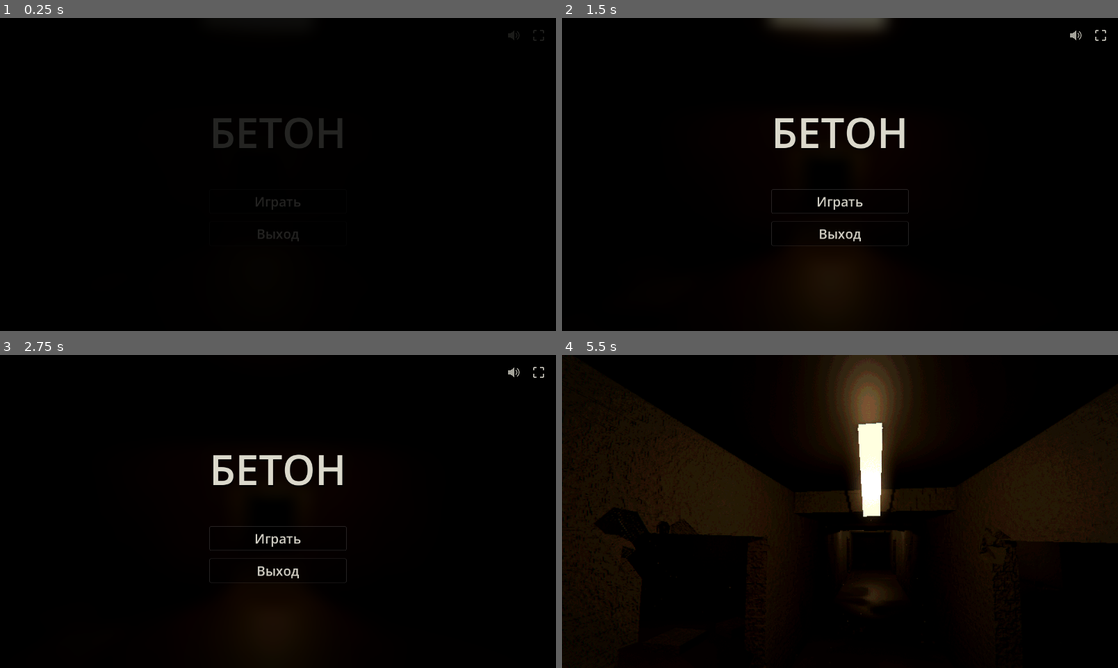
Above: before the commit, frames 1-4 (two rows, left to right).
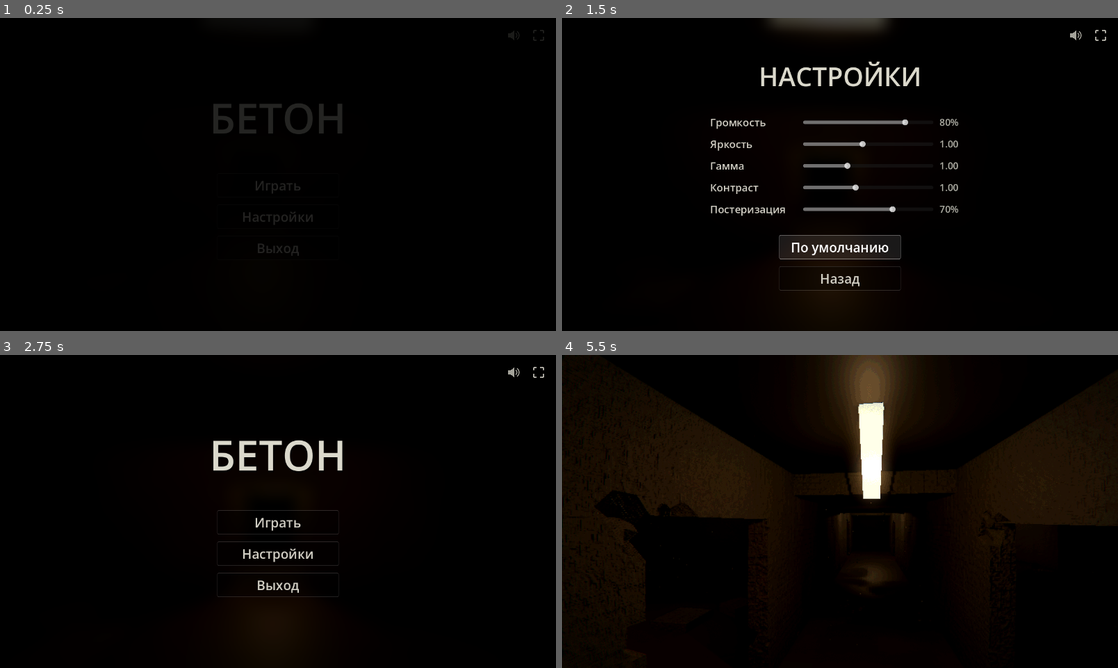
Above: after the commit, the same moments.

Repository: volinadtim/german-games
Game: Godot game, scene res://main.tscn
Two runs of this game, one before a commit and one after it. Both use one fixed random seed, a clock stepped at 60 frames per second and the inputs below.
Inputs (mouse positions are in pixels of both pictures, inside the frame that each line leads up to):
- Up to frame 1 (0.25 s): no input
- Up to frame 2 (1.5 s): click (840, 215) at 0.5 s, where only the run after the commit has a clickable "Настройки"; click (840, 246) at 1.25 s, where only the run after the commit has a clickable "По умолчанию"
- Up to frame 3 (2.75 s): click (278, 614) at 2 s, where only the run after the commit has a clickable "Назад"
- Up to frame 4 (5.5 s): click "Играть" at 2.75 s; click "Играть" at 3.5 s; move the mouse to (867, 511) at 4.27 s; hold Shift (sprint) 4.28-5.03 s; hold W (move_forward) from 4.28 s (still down); click (867, 511) at 4.42 s; tap Space (jump) at 4.52, 5.27 s; move the mouse to (812, 511) at 5.02 s; tap Shift (sprint) at 5.1 s; click (812, 511) at 5.17 s

The runs differ from the first frame. In frame 1, 1.5% of the frame differs, in the area x 38-62%, y 27-76%; in frame 2, 5.3%; in frame 3, 2.4%; in frame 4, 8.2%, in the area x 0-100%, y 0-97%.

Commit message:
concrete-halls: пауза на Esc, настройки (громкость, яркость, гамма, контраст, постеризация) в паузе и главном меню
Co-Authored-By: Claude Opus 5.5 <noreply@anthropic.com>

Diff:
--- a/godot/concrete-halls/main.gd
+++ b/godot/concrete-halls/main.gd
@@ -61,6 +61,8 @@
 	post_mat.shader = preload("res://post.gdshader")
 	post.material = post_mat
 	pl.add_child(post)
+	menu.post_mat = post_mat
+	menu.apply_settings()
 
 	var fl := CanvasLayer.new()
 	fl.layer = 10
@@ -108,6 +110,7 @@
 
 func _enter_game() -> void:
 	menu.visible = false
+	menu.in_game = true
 	player = Player.new()
 	player.position = Vector3(-10.5, 0.05, 0.0)
 	player.rotation.y = -PI / 2.0
--- a/godot/concrete-halls/menu.gd
+++ b/godot/concrete-halls/menu.gd
@@ -1,14 +1,36 @@
 extends CanvasLayer
-## Главное меню: «Играть», «Выход», в углу — звук и полный экран. Фон размыт.
+## Меню: главное («Играть», «Настройки», «Выход»), пауза по Esc («Продолжить», «Настройки», «Выход в меню»)
+## и настройки (громкость, яркость, гамма, контраст, постеризация). В углу — звук и полный экран.
+## Работает и на паузе (process_mode = ALWAYS). Настройки сохраняются в user://settings.cfg.
 
 signal play_pressed
 
 const IconButton := preload("res://icon_button.gd")
-
+const CFG := "user://settings.cfg"
+
+# имя -> [подпись, мин, макс, шаг, по умолчанию]
+const SETTINGS := {
+	"volume": ["Громкость", 0.0, 100.0, 1.0, 80.0],
+	"brightness": ["Яркость", 0.5, 1.6, 0.01, 1.0],
+	"gamma": ["Гамма", 0.6, 1.8, 0.01, 1.0],
+	"contrast": ["Контраст", 0.6, 1.6, 0.01, 1.0],
+	"posterize": ["Постеризация", 0.0, 100.0, 1.0, 70.0],
+}
+
+var in_game := false          # выставляет main.gd, когда игра началась
+var post_mat: ShaderMaterial  # постобработка — выставляет main.gd
+var values := {}
 var icons: Array = []
+var main_box: VBoxContainer
+var pause_box: VBoxContainer
+var settings_box: VBoxContainer
+var settings_from := "main"
 
 
 func _ready() -> void:
+	process_mode = Node.PROCESS_MODE_ALWAYS
+	_load()
+
 	var root := Control.new()
 	root.set_anchors_preset(Control.PRESET_FULL_RECT)
 	add_child(root)
@@ -24,30 +46,34 @@
 	var center := CenterContainer.new()
 	center.set_anchors_preset(Control.PRESET_FULL_RECT)
 	root.add_child(center)
-	var box := VBoxContainer.new()
-	box.add_theme_constant_override("separation", 18)
-	center.add_child(box)
-
-	var title := Label.new()
-	title.text = "БЕТОН"
-	title.horizontal_alignment = HORIZONTAL_ALIGNMENT_CENTER
-	title.add_theme_font_size_override("font_size", 96)
-	title.add_theme_color_override("font_color", Color(0.86, 0.85, 0.8))
-	title.add_theme_color_override("font_shadow_color", Color(0, 0, 0, 0.7))
-	title.add_theme_constant_override("shadow_offset_y", 4)
-	box.add_child(title)
-
-	var gap := Control.new()
-	gap.custom_minimum_size = Vector2(0, 30)
-	box.add_child(gap)
-
-	var play := _button("Играть")
-	play.pressed.connect(func(): play_pressed.emit())
-	box.add_child(play)
-	var quit := _button("Выход")
-	quit.pressed.connect(func(): get_tree().quit())
-	box.add_child(quit)
-
+	# --- главное меню
+	main_box = _vbox(center)
+	main_box.add_child(_title("БЕТОН", 96))
+	main_box.add_child(_gap(30))
+	main_box.add_child(_button("Играть", func(): play_pressed.emit()))
+	main_box.add_child(_button("Настройки", func(): _open_settings("main")))
+	main_box.add_child(_button("Выход", func(): get_tree().quit()))
+
+	# --- пауза
+	pause_box = _vbox(center)
+	pause_box.add_child(_title("ПАУЗА", 72))
+	pause_box.add_child(_gap(24))
+	pause_box.add_child(_button("Продолжить", resume))
+	pause_box.add_child(_button("Настройки", func(): _open_settings("pause")))
+	pause_box.add_child(_button("Выход в меню", _to_main_menu))
+
+	# --- настройки
+	settings_box = _vbox(center)
+	settings_box.add_child(_title("НАСТРОЙКИ", 60))
+	settings_box.add_child(_gap(16))
+	for key in SETTINGS:
+		settings_box.add_child(_slider_row(key))
+	settings_box.add_child(_gap(10))
+	var reset := _button("По умолчанию", _reset)
+	settings_box.add_child(reset)
+	settings_box.add_child(_button("Назад", _close_settings))
+
+	# --- иконки в углу
 	var corner := HBoxContainer.new()
 	corner.anchor_left = 1.0
 	corner.anchor_right = 1.0
@@ -58,7 +84,6 @@
 	corner.alignment = BoxContainer.ALIGNMENT_END
 	corner.add_theme_constant_override("separation", 10)
 	root.add_child(corner)
-
 	var snd: Button = IconButton.new("sound")
 	snd.pressed.connect(func(): AudioServer.set_bus_mute(0, not AudioServer.is_bus_mute(0)))
 	corner.add_child(snd)
@@ -67,16 +92,170 @@
 	corner.add_child(scr)
 	icons = [snd, scr]
 
+	_show("main")
+	apply_settings()
+
 
 func _process(_delta: float) -> void:
 	for i in icons:
 		i.queue_redraw()
 
 
-func _button(text: String) -> Button:
+func _unhandled_input(event: InputEvent) -> void:
+	if not event.is_action_pressed("ui_cancel"):
+		return
+	get_viewport().set_input_as_handled()
+	if settings_box.visible:
+		_close_settings()
+	elif in_game and not visible:
+		pause()
+	elif in_game and pause_box.visible:
+		resume()
+
+
+# ---------- переходы ----------
+
+func pause() -> void:
+	get_tree().paused = true
+	visible = true
+	_show("pause")
+	Input.mouse_mode = Input.MOUSE_MODE_VISIBLE
+
+
+func resume() -> void:
+	get_tree().paused = false
+	visible = false
+	Input.mouse_mode = Input.MOUSE_MODE_CAPTURED
+
+
+func _to_main_menu() -> void:
+	get_tree().paused = false
+	Input.mouse_mode = Input.MOUSE_MODE_VISIBLE
+	get_tree().reload_current_scene()
+
+
+func _open_settings(from: String) -> void:
+	settings_from = from
+	_show("settings")
+
+
+func _close_settings() -> void:
+	_save()
+	_show(settings_from)
+
+
+func _show(which: String) -> void:
+	main_box.visible = which == "main"
+	pause_box.visible = which == "pause"
+	settings_box.visible = which == "settings"
+
+
+# ---------- настройки ----------
+
+func _slider_row(key: String) -> Control:
+	var d: Array = SETTINGS[key]
+	var row := HBoxContainer.new()
+	row.add_theme_constant_override("separation", 14)
+	var name_l := Label.new()
+	name_l.text = d[0]
+	name_l.custom_minimum_size = Vector2(200, 0)
+	name_l.add_theme_font_size_override("font_size", 24)
+	name_l.add_theme_color_override("font_color", Color(0.82, 0.81, 0.77))
+	row.add_child(name_l)
+	var s := HSlider.new()
+	s.min_value = d[1]
+	s.max_value = d[2]
+	s.step = d[3]
+	s.value = values[key]
+	s.custom_minimum_size = Vector2(300, 32)
+	s.size_flags_vertical = Control.SIZE_SHRINK_CENTER
+	s.focus_mode = Control.FOCUS_NONE
+	s.name = key
+	row.add_child(s)
+	var val_l := Label.new()
+	val_l.custom_minimum_size = Vector2(70, 0)
+	val_l.add_theme_font_size_override("font_size", 22)
+	val_l.add_theme_color_override("font_color", Color(0.7, 0.7, 0.66))
+	val_l.text = _fmt(key, s.value)
+	row.add_child(val_l)
+	s.value_changed.connect(func(v: float) -> void:
+		values[key] = v
+		val_l.text = _fmt(key, v)
+		apply_settings())
+	return row
+
+
+func _fmt(key: String, v: float) -> String:
+	if key == "volume" or key == "posterize":
+		return "%d%%" % int(v)
+	return "%.2f" % v
+
+
+func _reset() -> void:
+	for key in SETTINGS:
+		values[key] = SETTINGS[key][4]
+		var s := settings_box.find_child(key, true, false) as HSlider
+		if s:
+			s.value = values[key]
+	apply_settings()
+
+
+func apply_settings() -> void:
+	var vol: float = values["volume"] / 100.0
+	AudioServer.set_bus_volume_db(0, linear_to_db(maxf(vol, 0.0001)))
+	if post_mat:
+		post_mat.set_shader_parameter("brightness", values["brightness"])
+		post_mat.set_shader_parameter("gamma", values["gamma"])
+		post_mat.set_shader_parameter("contrast", values["contrast"])
+		# 0% — постеризации почти нет (64 уровня), 100% — сильная (4 уровня)
+		post_mat.set_shader_parameter("levels", lerpf(64.0, 4.0, values["posterize"] / 100.0))
+
+
+func _load() -> void:
+	var cf := ConfigFile.new()
+	var ok := cf.load(CFG) == OK
+	for key in SETTINGS:
+		values[key] = cf.get_value("settings", key, SETTINGS[key][4]) if ok else SETTINGS[key][4]
+
+
+func _save() -> void:
+	var cf := ConfigFile.new()
+	for key in values:
+		cf.set_value("settings", key, values[key])
+	cf.save(CFG)
+
+
+# ---------- оформление ----------
+
+func _vbox(parent: Control) -> VBoxContainer:
+	var b := VBoxContainer.new()
+	b.add_theme_constant_override("separation", 16)
+	parent.add_child(b)
+	return b
+
+
+func _title(text: String, size: int) -> Label:
+	var t := Label.new()
+	t.text = text
+	t.horizontal_alignment = HORIZONTAL_ALIGNMENT_CENTER
+	t.add_theme_font_size_override("font_size", size)
+	t.add_theme_color_override("font_color", Color(0.86, 0.85, 0.8))
+	t.add_theme_color_override("font_shadow_color", Color(0, 0, 0, 0.7))
+	t.add_theme_constant_override("shadow_offset_y", 4)
+	return t
+
+
+func _gap(h: float) -> Control:
+	var g := Control.new()
+	g.custom_minimum_size = Vector2(0, h)
+	return g
+
+
+func _button(text: String, cb: Callable) -> Button:
 	var b := Button.new()
 	b.text = text
 	b.custom_minimum_size = Vector2(280, 56)
+	b.size_flags_horizontal = Control.SIZE_SHRINK_CENTER
 	b.add_theme_font_size_override("font_size", 30)
 	b.add_theme_color_override("font_color", Color(0.82, 0.81, 0.77))
 	b.add_theme_color_override("font_hover_color", Color(1, 1, 1))
@@ -85,6 +264,7 @@
 	b.add_theme_stylebox_override("hover", _style(Color(1, 1, 1, 0.10), Color(1, 1, 1, 0.5)))
 	b.add_theme_stylebox_override("pressed", _style(Color(1, 1, 1, 0.05), Color(1, 1, 1, 0.3)))
 	b.add_theme_stylebox_override("focus", StyleBoxEmpty.new())
+	b.pressed.connect(cb)
 	return b
 
 
--- a/godot/concrete-halls/player.gd
+++ b/godot/concrete-halls/player.gd
@@ -359,8 +359,6 @@
 	if event is InputEventMouseMotion and captured:
 		rotate_y(-event.relative.x * SENS)
 		head.rotation.x = clampf(head.rotation.x - event.relative.y * SENS, -1.5, 1.4)
-	elif event.is_action_pressed("ui_cancel"):
-		Input.mouse_mode = Input.MOUSE_MODE_VISIBLE
 	elif event is InputEventMouseButton and event.pressed:
 		if not captured:
 			Input.mouse_mode = Input.MOUSE_MODE_CAPTURED
--- a/godot/concrete-halls/post.gdshader
+++ b/godot/concrete-halls/post.gdshader
@@ -12,6 +12,10 @@
 uniform vec2 blur_dir = vec2(0.0);
 uniform float blur_amt = 0.0;
 uniform float zoom_amt = 0.0;
+// настройки изображения (меню «Настройки»)
+uniform float brightness = 1.0;
+uniform float gamma = 1.0;
+uniform float contrast = 1.0;
 
 vec3 sample_lens(vec2 uv) {
 	vec2 cc = uv - 0.5;
@@ -36,6 +40,9 @@
 	} else {
 		c = sample_lens(SCREEN_UV);
 	}
+	c = c * brightness;
+	c = clamp((c - 0.5) * contrast + 0.5, 0.0, 1.0);
+	c = pow(c, vec3(1.0 / gamma));
 	float r = length(SCREEN_UV - 0.5) * 1.41;
 	c *= 1.0 - vignette * smoothstep(0.35, 1.0, r);
 	float n = fract(sin(dot(FRAGCOORD.xy, vec2(12.9898, 78.233))) * 43758.5453) - 0.5;
